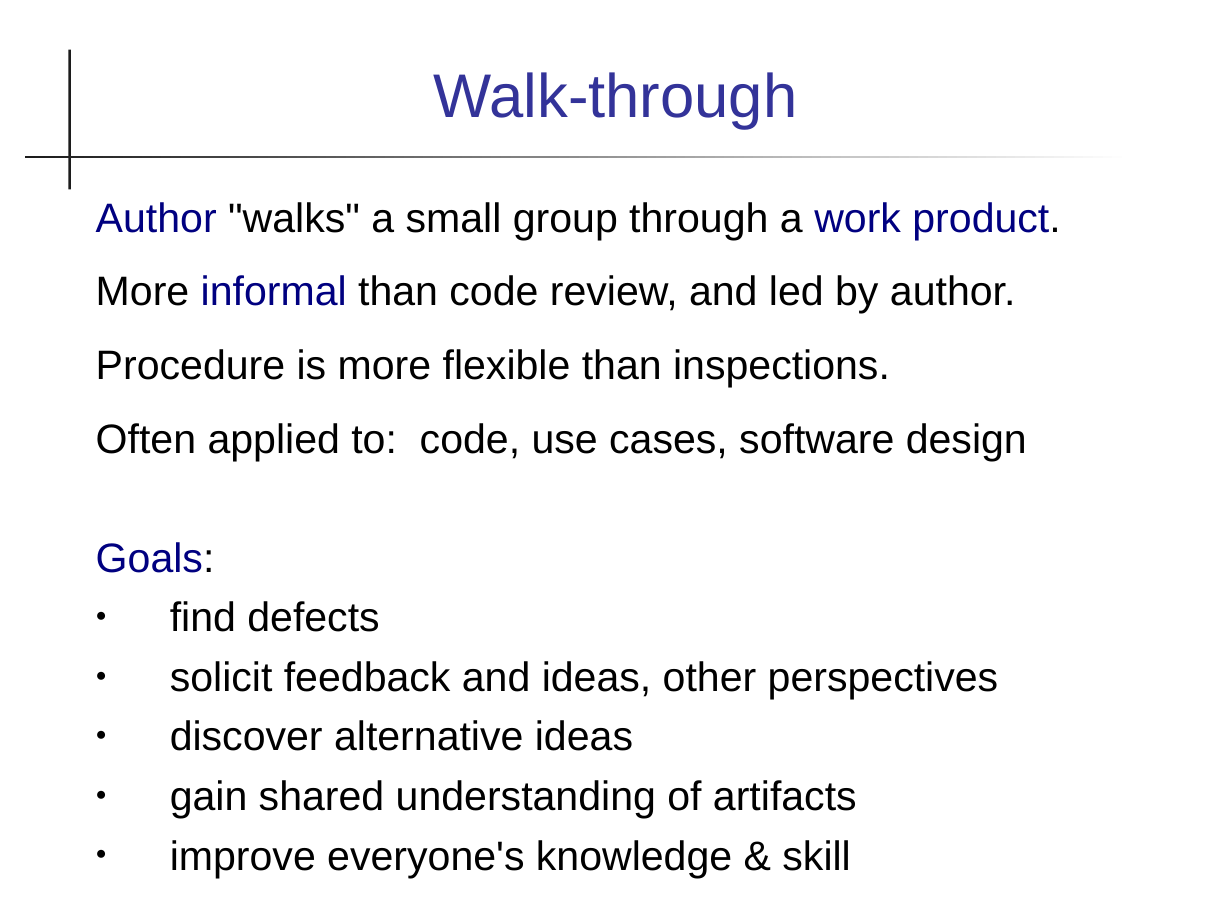
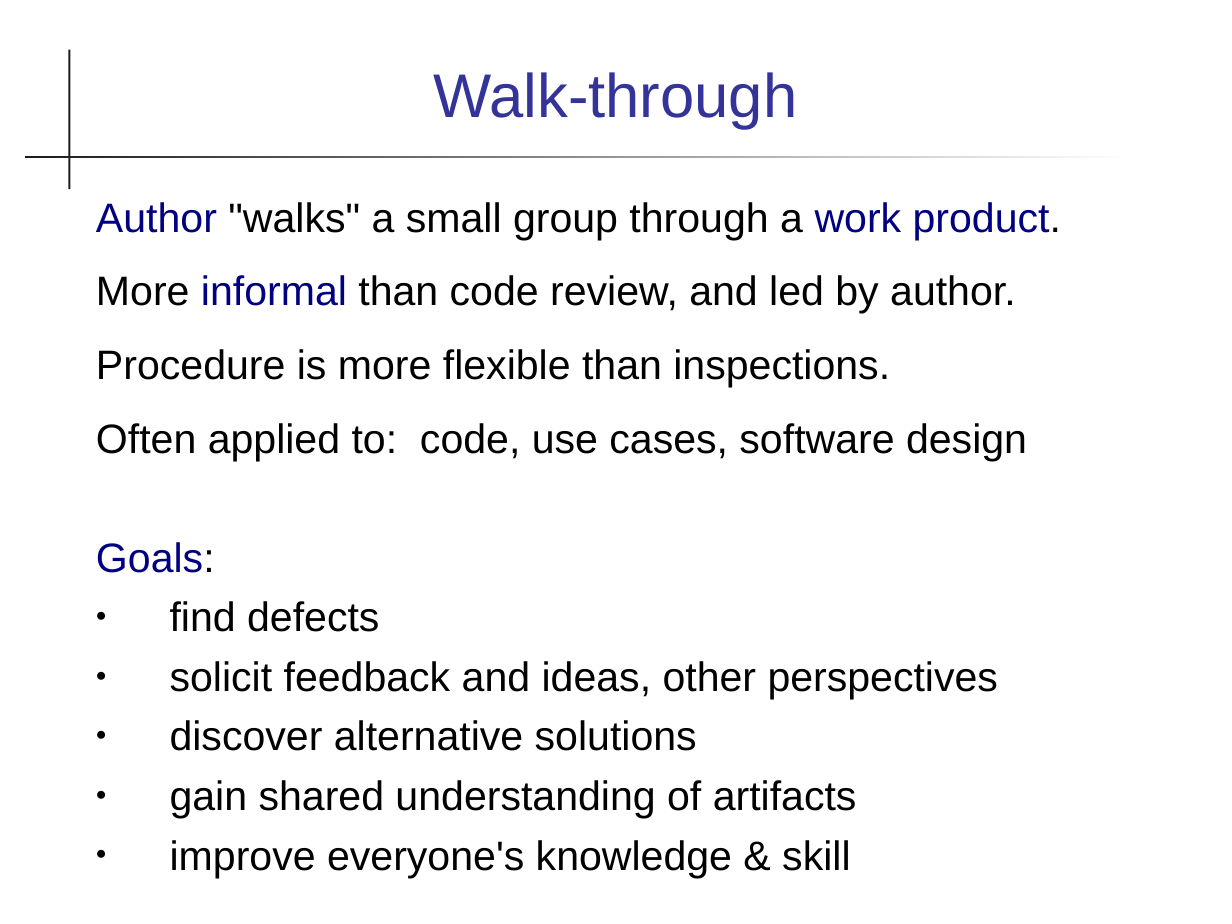
Before and after one commit to cpske/ISP, a slide deck: slide 21 of code-review/Reviews.ppt. Drawn at 1232x924 pixels with LibreOffice and Linux fonts; fonts in the diff are those of the drawing. Boxes give left, top, right and bottom in pixels: in the first picture for what was removed or moved away, otherwise in the second. Text is boxed around its words. In the diff, an @@ line names an element or a change of style, - is before the commit and + after.

```diff
--- a/code-review/Reviews.ppt
+++ b/code-review/Reviews.ppt
@@ text at [170, 720, 697, 751]: text changed @@
-● discover alternative ideas
+● discover alternative solutions
```
Also in this commit, not shown: 6 other slides changed, 3 other files.
